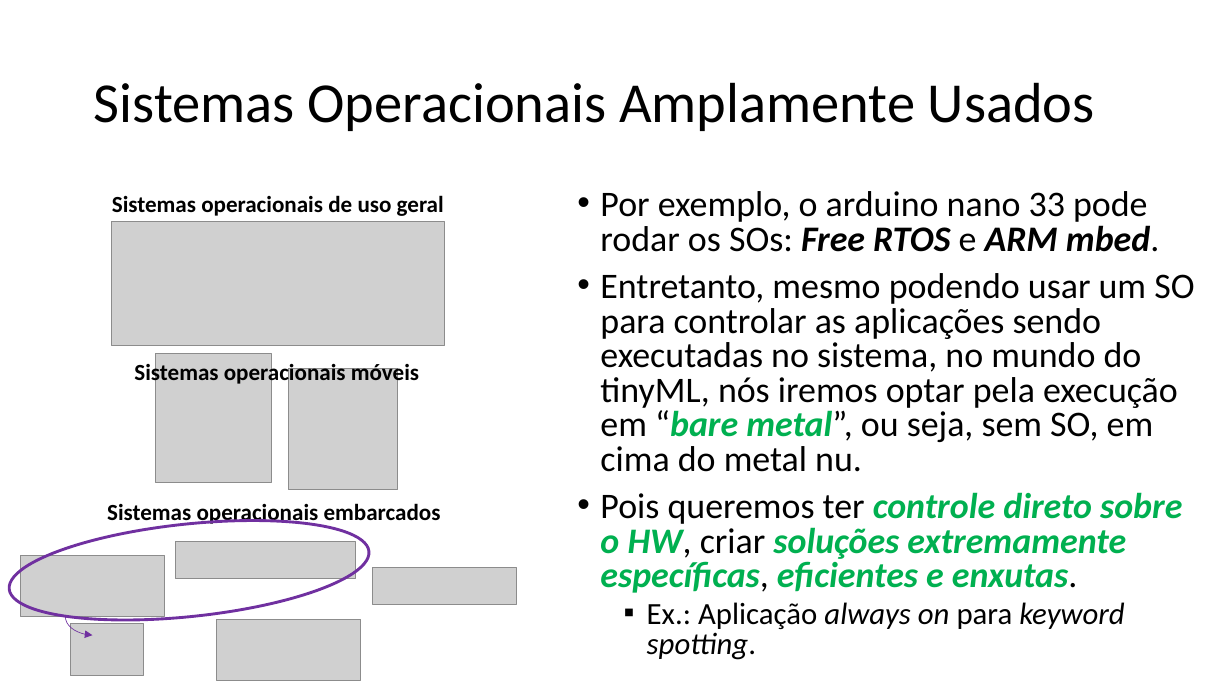
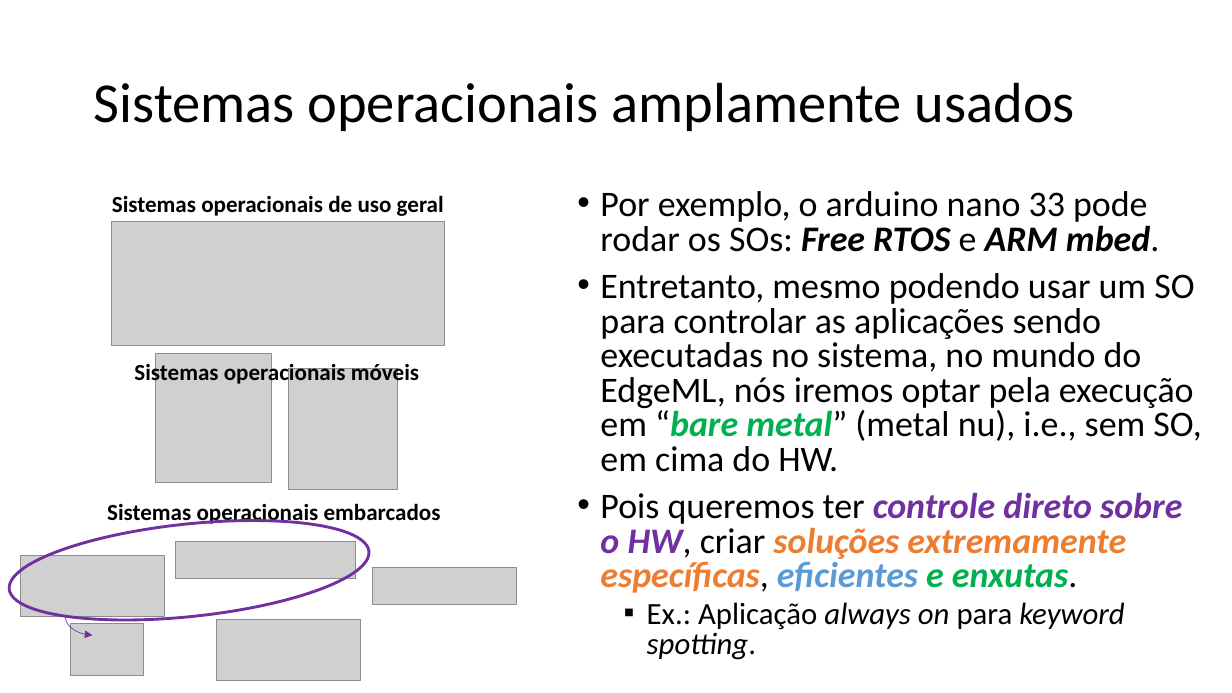
Before and after one commit to zz4fap/tp557-iot-ml, a slide deck: slide 33 of slides/TP557_2_Desafios_do_TinyML_sistemas_embarcados.pptx (slide 32 before the commit). Drawn at 1232x693 pixels with LibreOffice and Linux fonts; fonts in the diff are those of the drawing; grey boxes stand for pictures. Boxes give left, top, right and bottom in pixels: in the first picture for what was removed or moved away, otherwise in the second. Text is boxed around its words. In the diff, an @@ line names an element or a change of style, - is before the commit and + after.

```diff
--- a/slides/TP557_2_Desafios_do_TinyML_sistemas_embarcados.pptx
+++ b/slides/TP557_2_Desafios_do_TinyML_sistemas_embarcados.pptx
@@ title at <box>94,82,1075,131</box>: text changed @@
-Sistemas Operacionais Amplamente Usados
+Sistemas operacionais amplamente usados
@@ text at <box>600,273,1201,472</box>: text changed @@
-• Entretanto, mesmo podendo usar um SO para controlar as aplicações sendo executadas no sistema, no mundo do tinyML, nós iremos optar pela execução em “bare metal”, ou seja, sem SO, em cima do metal nu.
+• Entretanto, mesmo podendo usar um SO para controlar as aplicações sendo executadas no sistema, no mundo do EdgeML, nós iremos optar pela execução em “bare metal” (metal nu), i.e., sem SO, em cima do HW.
@@ text at <box>600,492,1182,593</box>: text colour #00B050 to #7030A0 in "controle direto sobre o HW,"; text colour #00B050 to #ED7D31 in "soluções extremamente específicas,"; text colour #00B050 to #5B9BD5 in "eficientes" @@
```
Also in this commit, not shown: 24 other slides changed, 4 slides added, 1 other file.
